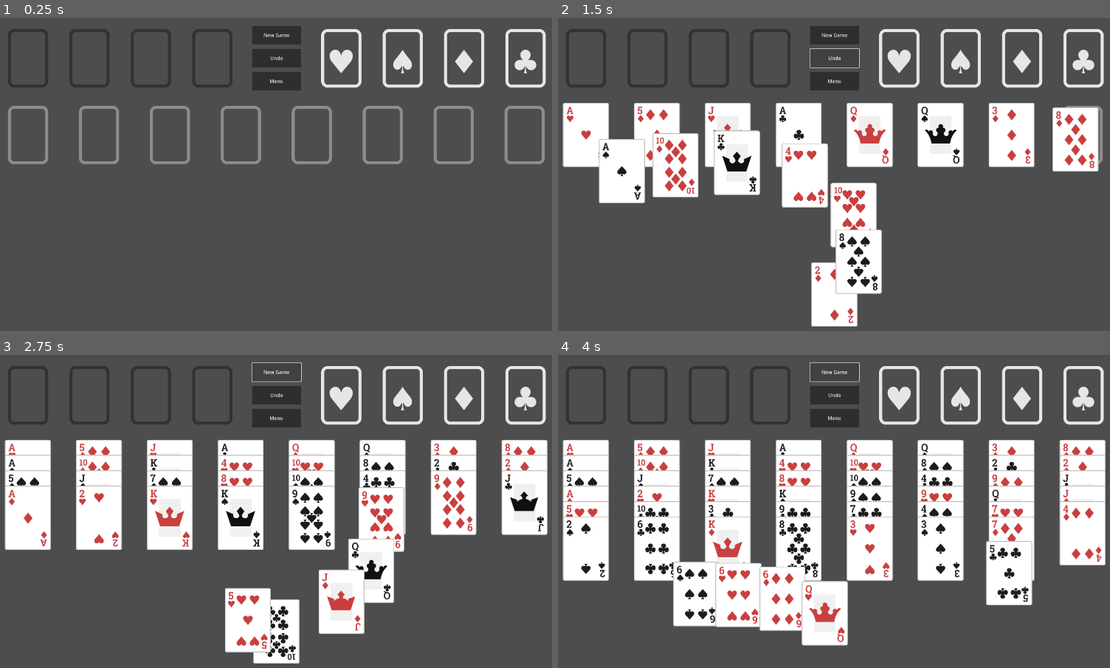
Above: before the commit, frames 1-4 (two rows, left to right).
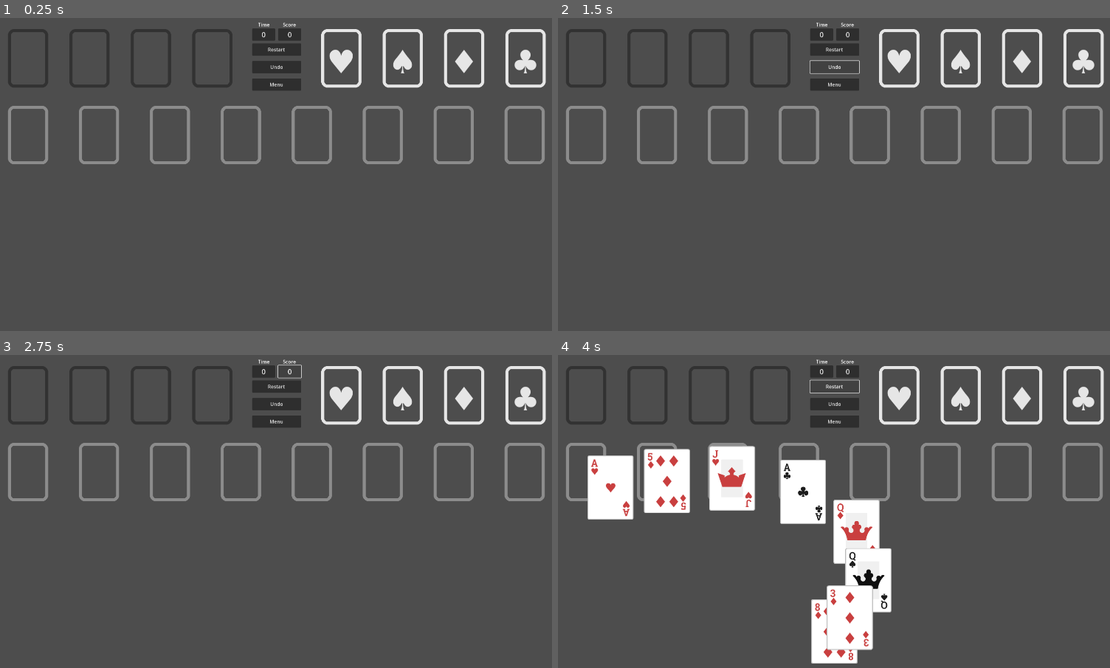
Above: after the commit, the same moments.

Repository: emabrey/card-framework
Game: Godot game, scene res://freecell/scenes/main_game/freecell_game.tscn
Same seed, same stepped clock (60 frames per second), same inputs: the game is played once before the commit and once after it.
Inputs (mouse positions are in pixels of both pictures, inside the frame that each line leads up to):
- Up to frame 1 (0.25 s): no input
- Up to frame 2 (1.5 s): click (822, 33) at 0.5 s, where only the run after the commit has a clickable "0"; click "Undo" at 1.25 s
- Up to frame 3 (2.75 s): click (287, 370) at 2 s, where only the run after the commit has a clickable "0"
- Up to frame 4 (4 s): click "Menu" at 2.75 s; click "New Game" (after the commit: "Restart") at 3.5 s

The runs differ from the first frame. In frame 1, 0.8% of the frame differs, in the area x 45-55%, y 1-22%; in frame 2, 23%; in frame 3, 29%; in frame 4, 35%, in the area x 0-100%, y 1-99%.

Commit message:
feat: add elapsed time and score display to game UI

Diff:
--- a/freecell/scenes/main_game/freecell_game.gd
+++ b/freecell/scenes/main_game/freecell_game.gd
@@ -19,7 +19,7 @@
 var auto_move_target := {}
 var auto_moving_map := {}
 var game_generating_timer: Timer
-var elapsed_Time := 0
+var elapsed_time := 0
 var game_timer: Timer
 var move_count := 0
 var undo_count := 0
@@ -28,6 +28,8 @@
 @onready var card_manager = $CardManager
 @onready var game_generator = $GameGenerator
 @onready var start_position = $CardManager/StartPosition
+@onready var time_display = $Time
+@onready var score_display = $Score
 
 func _ready() -> void:
 	_set_containers()
@@ -239,6 +241,11 @@
 	add_child(game_generating_timer)
 
 
+func _set_elapsed_time(time):
+	elapsed_time = time
+	time_display.text = str(elapsed_time)
+
+
 func _set_game_timer():
 	if game_timer == null:
 		game_timer = Timer.new()
@@ -246,36 +253,37 @@
 		game_timer.one_shot = false
 		game_timer.timeout.connect(_on_game_timer_timeout)
 		add_child(game_timer)
-	elapsed_Time = 0
+	_set_elapsed_time(0)
 
 
 func _on_game_timer_timeout():
-	elapsed_Time += 1
+	_set_elapsed_time(elapsed_time + 1)
 
 
 func _start_game():
 	move_count = 0
 	undo_count = 0
 	score = 0
-	elapsed_Time = 0
+	_set_elapsed_time(0)
 	game_timer.start()
 
 
 func _end_game():
 	game_timer.stop()
-	print("move: %d, undo: %d, score: %d, time: %d" % [move_count, undo_count, score, elapsed_Time])
+	print("move: %d, undo: %d, score: %d, time: %d" % [move_count, undo_count, score, elapsed_time])
 
 
 func _update_score():
 	score = 0
 	for foundation in foundations:
 		score += foundation._held_cards.size()
+	score_display.text = str(score)
 
 
 func _set_ui_buttons():
-	var button_new_game = $Button_new_game
+	var button_new_game = $ButtonNewGame
 	button_new_game.connect("pressed", _new_game)
-	var button_undo = $Button_undo
+	var button_undo = $ButtonUndo
 	button_undo.connect("pressed", card_manager.undo)
 
 
@@ -302,6 +310,7 @@
 
 	if card_factory == null:
 		card_factory = $CardManager/FreecellCardFactory
+
 
 func _generate_cards():
 	var deck = game_generator.deal(current_seed)
@@ -329,10 +338,14 @@
 		tableau.is_initializing = false
 		_update_cards_can_be_interactwith(tableau)
 
+
 func _new_game():
 	if is_creating_new_game:
 		return
 	is_creating_new_game = true
+	if game_timer != null:
+		game_timer.stop()
+	_set_elapsed_time(0)
 	_reset_cards_in_game()
 	await _generate_cards()
 	_start_game()
@@ -343,11 +356,13 @@
 	for card in all_cards:
 		card.is_stop_control = disable
 
+
 func _check_win_condition() -> bool:
 	for foundation in foundations:
 		if foundation._held_cards.size() != 13:
 			return false
 	return true
+
 
 func _check_card_can_be_anywhere(card: Card) -> bool:
 	for tableau in tableaus:
@@ -361,6 +376,7 @@
 			return true
 	return false
 
+
 func _check_lose_condition() -> bool:
 	for tableau in tableaus:
 		var top_card = tableau.get_top_card()
--- a/freecell/scenes/main_game/freecell_game.tscn
+++ b/freecell/scenes/main_game/freecell_game.tscn
@@ -17,25 +17,62 @@
 [node name="FreecellGame" type="Node"]
 script = ExtResource("1_qroca")
 
-[node name="Button_new_game" type="Button" parent="."]
+[node name="TimeLiteral" type="RichTextLabel" parent="."]
+offset_left = 924.0
+offset_top = 34.0
+offset_right = 964.0
+offset_bottom = 74.0
+bbcode_enabled = true
+text = "[center]Time[/center]"
+scroll_active = false
+
+[node name="Time" type="Button" parent="."]
 offset_left = 905.0
-offset_top = 50.0
+offset_top = 58.0
+offset_right = 980.0
+offset_bottom = 98.0
+theme_override_font_sizes/font_size = 23
+button_mask = 0
+text = "0
+"
+
+[node name="ScoreLiteral" type="RichTextLabel" parent="."]
+offset_left = 1002.0
+offset_top = 34.0
+offset_right = 1052.0
+offset_bottom = 74.0
+bbcode_enabled = true
+text = "[center]Score[/center]"
+scroll_active = false
+
+[node name="Score" type="Button" parent="."]
+offset_left = 990.0
+offset_top = 58.0
 offset_right = 1065.0
-offset_bottom = 110.0
-text = "New Game"
+offset_bottom = 98.0
+theme_override_font_sizes/font_size = 23
+button_mask = 0
+text = "0"
 
-[node name="Button_undo" type="Button" parent="."]
+[node name="ButtonNewGame" type="Button" parent="."]
 offset_left = 905.0
-offset_top = 125.0
+offset_top = 107.0
 offset_right = 1065.0
-offset_bottom = 185.0
+offset_bottom = 147.0
+text = "Restart"
+
+[node name="ButtonUndo" type="Button" parent="."]
+offset_left = 905.0
+offset_top = 164.0
+offset_right = 1065.0
+offset_bottom = 204.0
 text = "Undo"
 
-[node name="Button_menu" type="Button" parent="."]
+[node name="ButtonMenu" type="Button" parent="."]
 offset_left = 905.0
-offset_top = 200.0
+offset_top = 221.0
 offset_right = 1065.0
-offset_bottom = 260.0
+offset_bottom = 261.0
 text = "Menu"
 
 [node name="CardManager" parent="." instance=ExtResource("1_kh5ya")]
